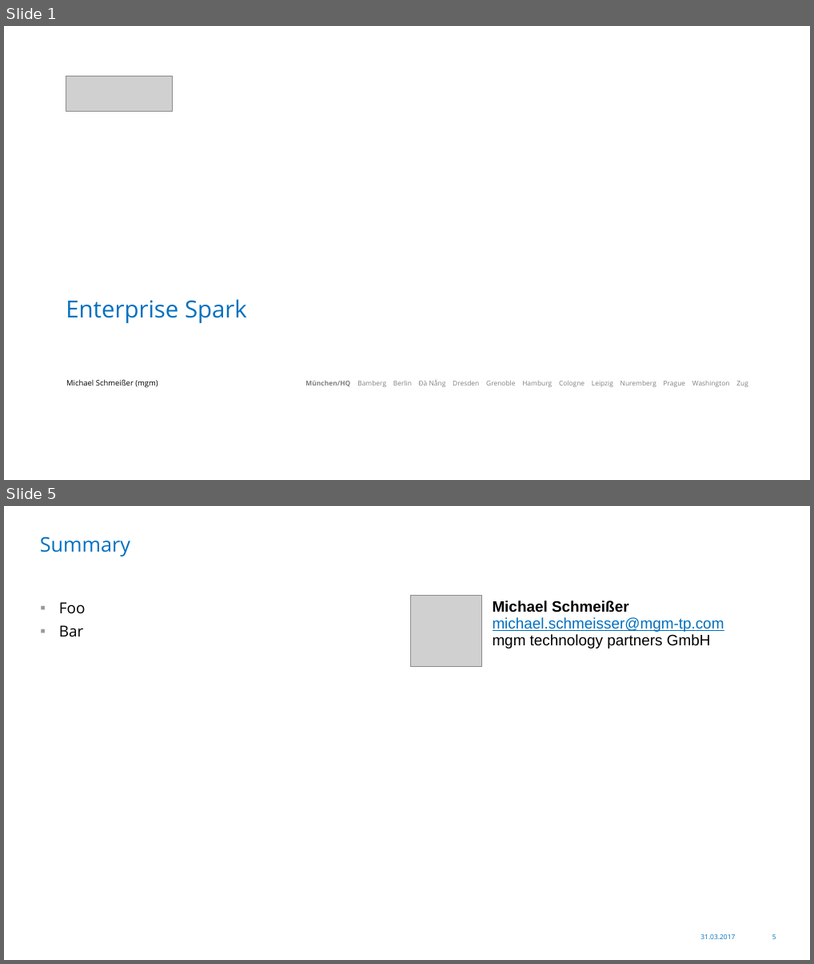
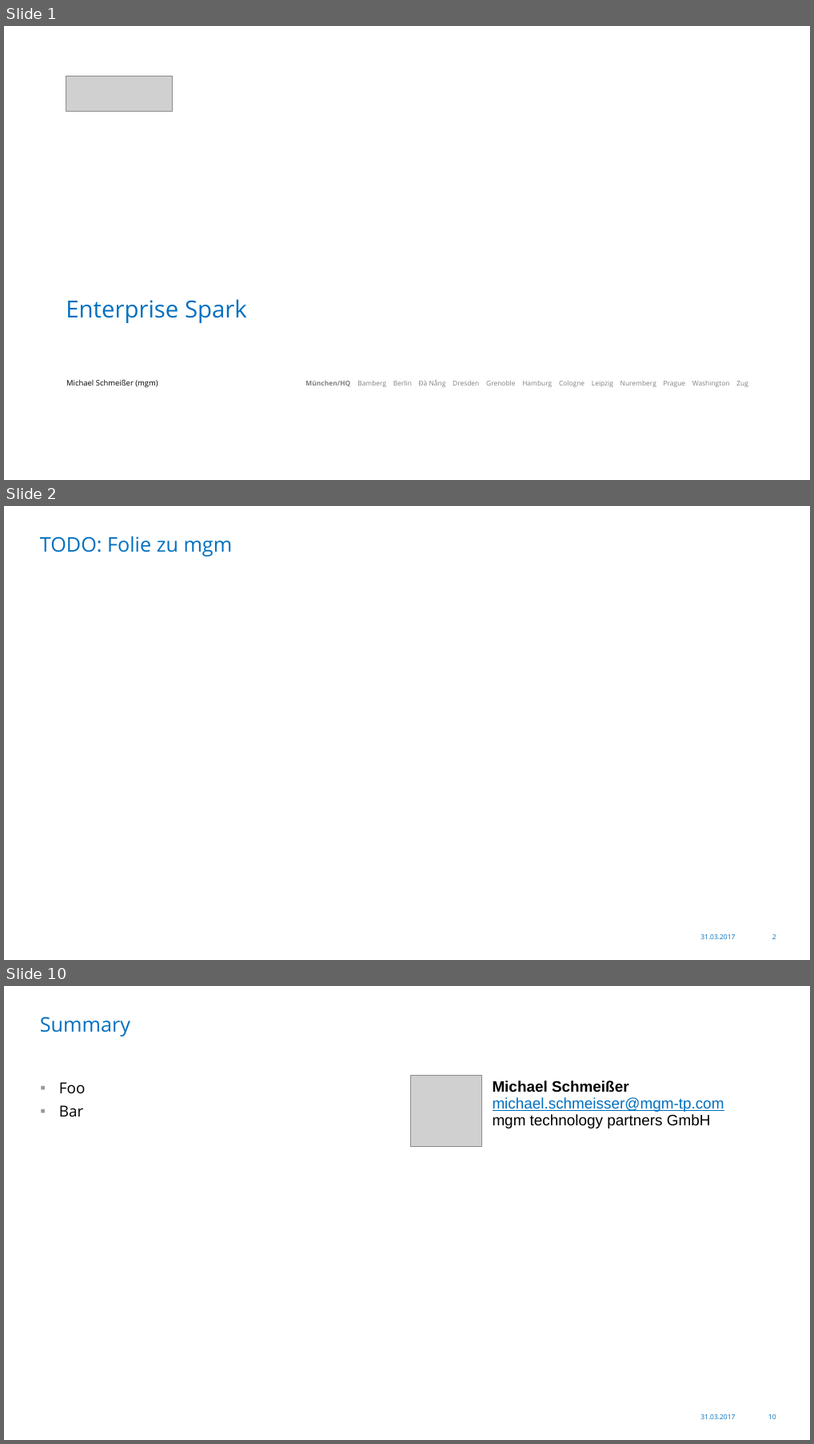
Before and after one commit to Skamandros/jug-saxony-workshop, a slide deck: src/slides/resources/2017-03-31-JUG-Saxony-Workshop-de.pptx. Shown one above the other, each under a label of ours: slides 1 and 5 before the commit, slides 1, 2 and 10 after it; the slides between them are not shown. The pictures are 814x964 and 814x1444 pixels, drawn with LibreOffice and Linux fonts; fonts in the diff are those of the drawing; grey boxes stand for pictures; background and template pictures are left out. Boxes give left, top, right and bottom in pixels: in the first picture for what was removed or moved away, otherwise in the second. Text is boxed around its words. In the diff, an @@ line names an element or a change of style, - is before the commit and + after.

```diff
--- a/src/slides/resources/2017-03-31-JUG-Saxony-Workshop-de.pptx
+++ b/src/slides/resources/2017-03-31-JUG-Saxony-Workshop-de.pptx
@@ slide 2 added at bbox=[4, 506, 810, 960], background #FFFFFF; not listed: 2 template elements that a slide beside it also shows @@
@@ title added at bbox=[40, 536, 233, 556], 24 pt, text #0070C0 @@
+TODO: Folie zu mgm
@@ what was slide 5 is now slide 10 @@
@@ page number at bbox=[769, 1414, 777, 1419]: text changed @@
-5
+10
```
Also in this commit, not shown: 2 slides changed, 6 other slides added, 2 slides removed, 7 other files.
